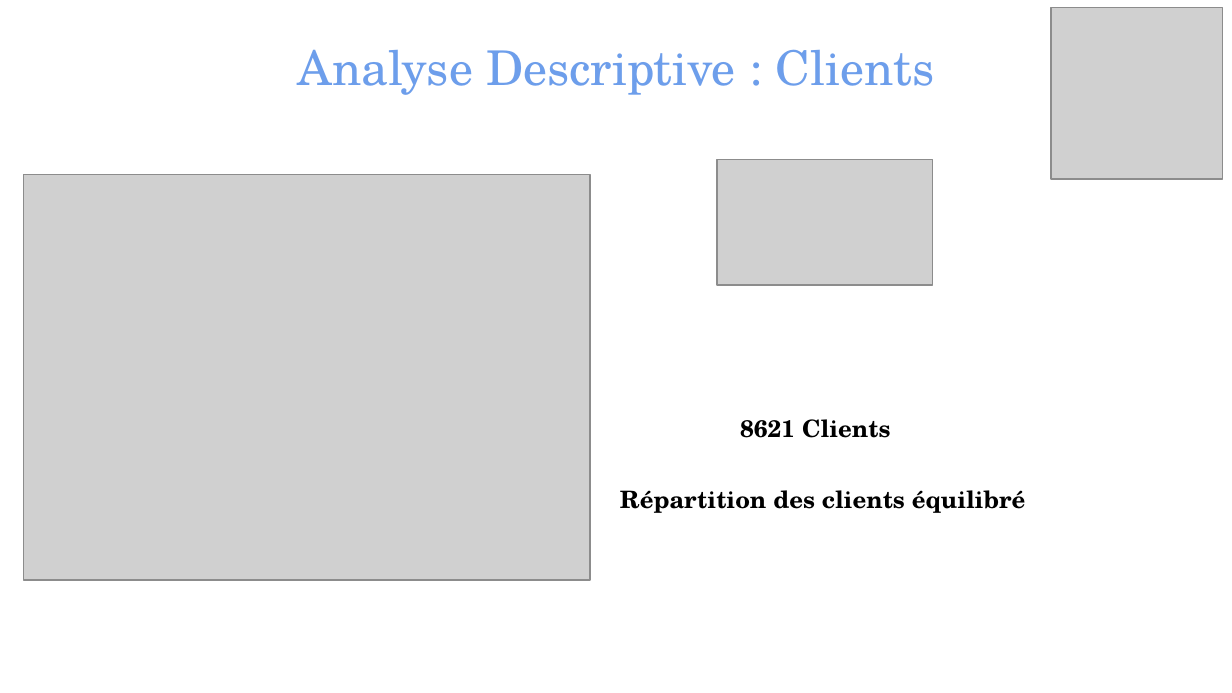
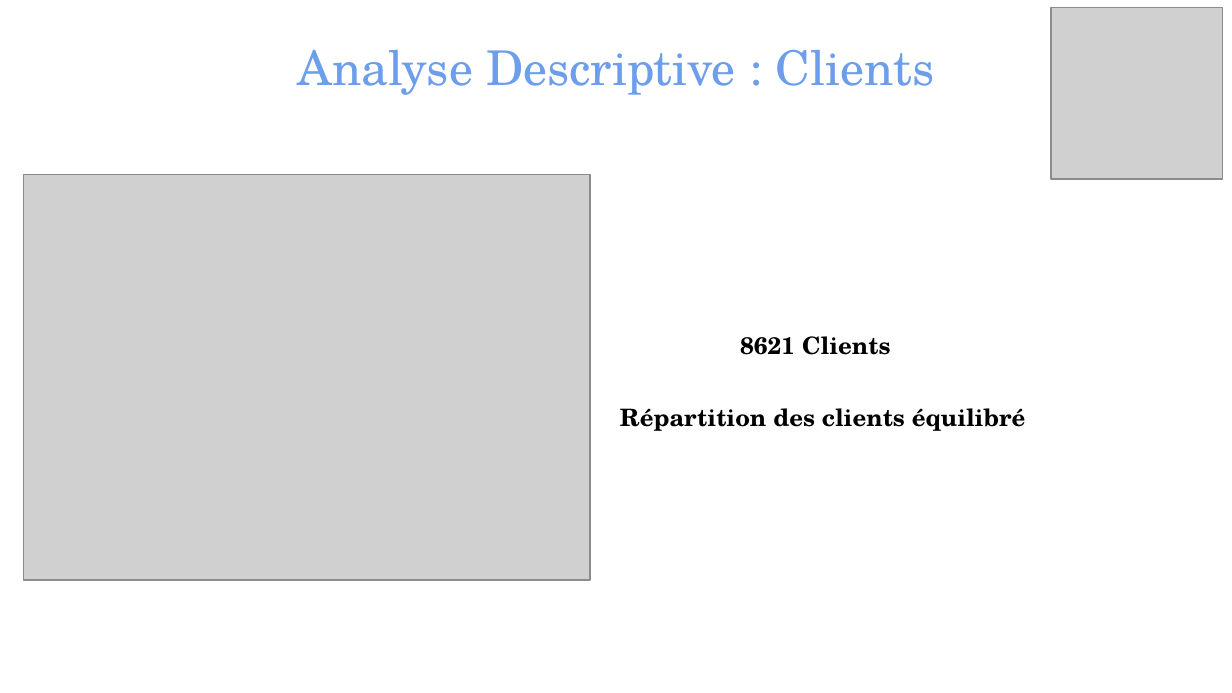
Before and after one commit to TheoChastrePradat/P4_Analyse_Vente, a slide deck: slide 14 of Python/Projet 4 - Soutenance _ Rester livres.pptx (slide 20 before the commit). Drawn at 1232x693 pixels with LibreOffice and Linux fonts; fonts in the diff are those of the drawing; grey boxes stand for pictures. Boxes give left, top, right and bottom in pixels: in the first picture for what was removed or moved away, otherwise in the second. Text is boxed around its words. In the diff, an @@ line names an element or a change of style, - is before the commit and + after.

```diff
--- a/Python/Projet 4 - Soutenance _ Rester livres.pptx
+++ b/Python/Projet 4 - Soutenance _ Rester livres.pptx
@@ picture removed at (717, 159, 933, 285) @@
@@ text "8621 Clients": place and size @@
-text "8621 Clients" at (740, 419, 890, 438)
+text "8621 Clients" at (740, 336, 890, 355)
@@ text "Répartition des clients équilibré": place and size @@
-text "Répartition des clients équilibré" at (620, 490, 1026, 513)
+text "Répartition des clients équilibré" at (620, 408, 1026, 431)
```
Also in this commit, not shown: 9 other slides changed, 3 slides added, 9 slides removed.
